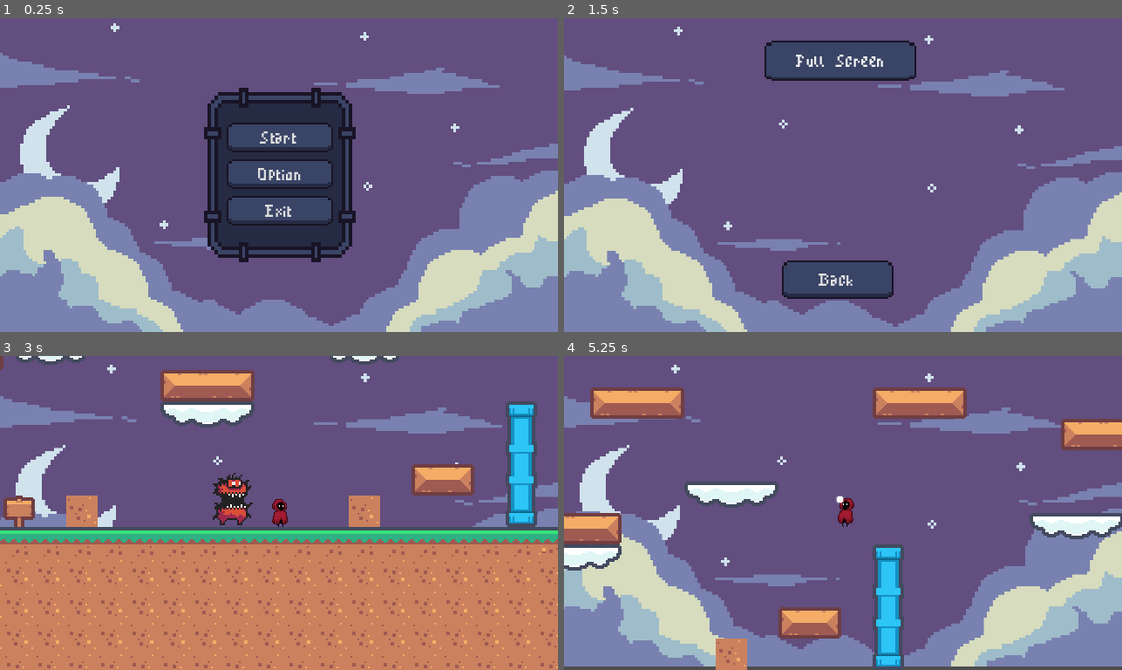
Above: before the commit, frames 1-4 (two rows, left to right).
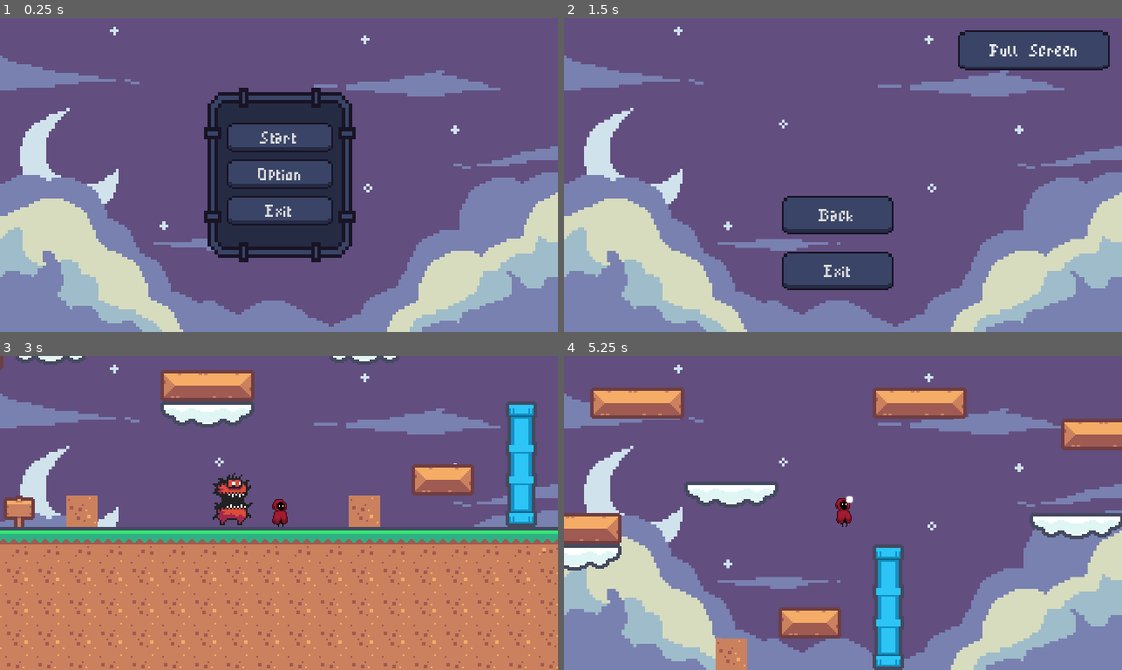
Above: after the commit, the same moments.

Repository: T0MMMMM/Hollow_Knight
Game: Godot game, scene res://menu.tscn
The game is run twice, just before and just after one commit, with the same random seed, the same clock (stepped at 60 frames per second) and the same inputs.
Inputs (mouse positions are in pixels of both pictures, inside the frame that each line leads up to):
- Up to frame 1 (0.25 s): no input
- Up to frame 2 (1.5 s): click "Option" at 0.5 s; click "Full Screen" at 1.25 s
- Up to frame 3 (3 s): click "Back" at 2 s; click "Start" at 2.75 s
- Up to frame 4 (5.25 s): move the mouse to (965, 497) at 3.52 s; press the mouse at (965, 497) at 3.53 s; hold D (right) 3.53-5.03 s; tap Space (jump) at 3.77, 4.07, 4.52, 4.55, 4.82, 5.1 s; tap Shift (shift) at 3.8, 4.35 s; move the mouse to (731, 528) at 4.27 s; release the mouse at (731, 528) at 4.28 s; move the mouse to (898, 443) at 5.02 s; press the mouse at (898, 443) at 5.03 s; hold A (left) from 5.03 s (still down)

The runs differ from the first frame. In frame 1, 2.4% of the frame differs, in the area x 0-100%, y 1-100%; in frame 2, 11%, in the area x 35-98%, y 3-90%; in frame 3, 1.0%; in frame 4, 4.8%.

Commit message:
jeSaisPlus

Diff:
--- a/menu.gd
+++ b/menu.gd
@@ -20,6 +20,5 @@
 	GlobalVariable.back_option = "res://menu.tscn"
 	get_tree().change_scene_to_file("res://option.tscn")
 
-
-func _on_quit_pressed():
-	get_tree().quit( )
+func _on_exit_pressed():
+	get_tree().quit()
--- a/menu.tscn
+++ b/menu.tscn
@@ -16,8 +16,8 @@
 
 [node name="background" type="Sprite2D" parent="."]
 texture_filter = 1
-position = Vector2(160, 89)
-scale = Vector2(0.166667, 0.168519)
+position = Vector2(160, 90)
+scale = Vector2(0.167, 0.167)
 texture = ExtResource("2_fcrn8")
 
 [node name="Gui" type="Sprite2D" parent="."]
@@ -51,7 +51,7 @@
 theme = ExtResource("2_f2u5q")
 text = "Option"
 
-[node name="Quit" type="Button" parent="MarginContainer/VBoxContainer"]
+[node name="Exit" type="Button" parent="MarginContainer/VBoxContainer"]
 texture_filter = 1
 layout_mode = 2
 theme = ExtResource("2_f2u5q")
@@ -59,4 +59,4 @@
 
 [connection signal="pressed" from="MarginContainer/VBoxContainer/Play" to="." method="_on_play_pressed"]
 [connection signal="pressed" from="MarginContainer/VBoxContainer/Option" to="." method="_on_option_pressed"]
-[connection signal="pressed" from="MarginContainer/VBoxContainer/Quit" to="." method="_on_quit_pressed"]
+[connection signal="pressed" from="MarginContainer/VBoxContainer/Exit" to="." method="_on_exit_pressed"]
--- a/option.gd
+++ b/option.gd
@@ -20,3 +20,7 @@
 		DisplayServer.window_set_mode(DisplayServer.WINDOW_MODE_WINDOWED)
 	else:
 		DisplayServer.window_set_mode(DisplayServer.WINDOW_MODE_FULLSCREEN)
+
+
+func _on_exit_pressed():
+	get_tree().quit()
--- a/option.tscn
+++ b/option.tscn
@@ -18,25 +18,36 @@
 scale = Vector2(0.167, 0.167)
 texture = ExtResource("2_vsib4")
 
+[node name="Exit" type="Button" parent="."]
+texture_filter = 1
+layout_mode = 0
+offset_left = 125.0
+offset_top = 134.0
+offset_right = 189.0
+offset_bottom = 156.0
+theme = ExtResource("1_7ub0n")
+text = "Exit"
+
 [node name="back" type="Button" parent="."]
 texture_filter = 1
 layout_mode = 2
 offset_left = 125.0
-offset_top = 139.0
+offset_top = 102.0
 offset_right = 189.0
-offset_bottom = 161.0
+offset_bottom = 124.0
 theme = ExtResource("1_7ub0n")
 text = "Back"
 
 [node name="full_screen" type="Button" parent="."]
 texture_filter = 1
 layout_mode = 0
-offset_left = 115.0
-offset_top = 13.0
-offset_right = 202.0
-offset_bottom = 36.0
+offset_left = 226.0
+offset_top = 7.0
+offset_right = 313.0
+offset_bottom = 30.0
 theme = ExtResource("1_7ub0n")
 text = "Full Screen"
 
+[connection signal="pressed" from="Exit" to="." method="_on_exit_pressed"]
 [connection signal="pressed" from="back" to="." method="_on_back_pressed"]
 [connection signal="pressed" from="full_screen" to="." method="_on_full_screen_pressed"]
--- a/player.gd
+++ b/player.gd
@@ -17,7 +17,7 @@
 var jumping = false
 var run = false
 var attack = false
-var direction = "right"
+var dir = false
 
 func _physics_process(delta):
 	walk = false
@@ -39,11 +39,6 @@
 	# As good practice, you should replace UI actions with custom gameplay actions.
 	var input = Vector2.ZERO
 	input.x = Input.get_action_strength("right") - Input.get_action_strength("left")
-	if Input.get_action_strength("left"):
-		direction = "left"
-	if Input.get_action_strength("right"):
-		direction = "right"
-
 
 
 	if input.x == 0:
@@ -51,12 +46,14 @@
 	elif Input.is_action_pressed("shift"):
 		apply_acceleration(input.x, SPEED_RUN)
 		run = true
-		$Sprite2D.flip_h = velocity.x < 0
-
+		if !attack: $Sprite2D.flip_h = velocity.x < 0
+		else: dir = velocity.x < 0
 	else:
 		apply_acceleration(input.x, SPEED)
 		walk = true
-		$Sprite2D.flip_h = velocity.x < 0
+		if !attack: $Sprite2D.flip_h = velocity.x < 0
+		else: dir = velocity.x < 0
+
 
 	# Handle Jump.
 	if is_on_floor():
@@ -68,8 +65,10 @@
 				jumping = true
 				$AnimationPlayer.play("idle") # reset l'animation
 	else:
-		if $AnimationPlayer.current_animation_position < 7 && $AnimationPlayer.current_animation == "jump":
-			jumping = true
+		if $AnimationPlayer.is_playing():
+			if $AnimationPlayer.current_animation_position < 7 && $AnimationPlayer.current_animation == "jump":
+				jumping = true
+
 		if Input.is_action_just_released("jump") and velocity.y < -JUMP_RELEASED_FORCE:
 			velocity.y = -JUMP_RELEASED_FORCE
 
@@ -87,9 +86,9 @@
 			velocity.y += ADDITIONAL_JUMP_GRAVITY
 			fast_fell = true
 
-	if attack && direction == "right" && !$AnimationPlayer.current_animation == "attack_2":
+	if attack && $Sprite2D.flip_h == false && !$AnimationPlayer.current_animation == "attack_2":
 		$AnimationPlayer.play("attack")
-	elif attack && direction == "left" && !$AnimationPlayer.current_animation == "attack":
+	elif attack && $Sprite2D.flip_h == true && !$AnimationPlayer.current_animation == "attack":
 		$AnimationPlayer.play("attack_2")
 	elif jumping:
 		$AnimationPlayer.play("jump")
@@ -109,7 +108,11 @@
 func apply_acceleration(amount, speed):
 	velocity.x = move_toward(velocity.x, speed * amount, ACCELERATION)
 
-
 func _on_area_2d_body_entered(body):
 	if body.is_in_group("Enemy"):
 		body.queue_free()
+
+
+func _on_animation_player_animation_finished(anim_name):
+	if anim_name == "attack":
+		$Sprite2D.flip_h = dir#pass#turn(dir)
--- a/player.tscn
+++ b/player.tscn
@@ -231,10 +231,10 @@
 "values": [1.75438]
 }
 
-[sub_resource type="Animation" id="Animation_550qm"]
-resource_name = "idle"
-length = 2.0
-loop_mode = 1
+[sub_resource type="Animation" id="Animation_2u6fh"]
+resource_name = "attack"
+length = 0.35
+step = 0.025
 tracks/0/type = "value"
 tracks/0/imported = false
 tracks/0/enabled = true
@@ -242,10 +242,10 @@
 tracks/0/interp = 1
 tracks/0/loop_wrap = true
 tracks/0/keys = {
-"times": PackedFloat32Array(0, 1.4),
-"transitions": PackedFloat32Array(1, 1),
-"update": 1,
-"values": [0, 1]
+"times": PackedFloat32Array(0, 0.05, 0.1, 0.15, 0.2, 0.25, 0.3),
+"transitions": PackedFloat32Array(1, 1, 1, 1, 1, 1, 1),
+"update": 1,
+"values": [64, 65, 66, 67, 68, 69, 70]
 }
 tracks/1/type = "value"
 tracks/1/imported = false
@@ -254,101 +254,39 @@
 tracks/1/interp = 1
 tracks/1/loop_wrap = true
 tracks/1/keys = {
-"times": PackedFloat32Array(0, 2),
-"transitions": PackedFloat32Array(1, 1),
-"update": 1,
-"values": [true, true]
-}
-
-[sub_resource type="Animation" id="Animation_7khsf"]
-resource_name = "jump"
-length = 0.7
-tracks/0/type = "value"
-tracks/0/imported = false
-tracks/0/enabled = true
-tracks/0/path = NodePath("Sprite2D:frame")
-tracks/0/interp = 1
-tracks/0/loop_wrap = true
-tracks/0/keys = {
-"times": PackedFloat32Array(0, 0.1, 0.2, 0.3, 0.4, 0.5, 0.6),
-"transitions": PackedFloat32Array(1, 1, 1, 1, 1, 1, 1),
-"update": 1,
-"values": [41, 42, 43, 44, 45, 46, 47]
-}
-tracks/1/type = "value"
-tracks/1/imported = false
-tracks/1/enabled = true
-tracks/1/path = NodePath("Sprite2D/Area2D/CollisionShape2D:disabled")
-tracks/1/interp = 1
-tracks/1/loop_wrap = true
-tracks/1/keys = {
-"times": PackedFloat32Array(0, 0.7),
-"transitions": PackedFloat32Array(1, 1),
-"update": 1,
-"values": [true, true]
-}
-
-[sub_resource type="Animation" id="Animation_iseec"]
-resource_name = "run"
-length = 0.8
-loop_mode = 1
-tracks/0/type = "value"
-tracks/0/imported = false
-tracks/0/enabled = true
-tracks/0/path = NodePath("Sprite2D:frame")
-tracks/0/interp = 1
-tracks/0/loop_wrap = true
-tracks/0/keys = {
-"times": PackedFloat32Array(0, 0.1, 0.2, 0.3, 0.4, 0.5, 0.6, 0.7),
-"transitions": PackedFloat32Array(1, 1, 1, 1, 1, 1, 1, 1),
-"update": 1,
-"values": [24, 25, 26, 27, 28, 29, 30, 31]
-}
-tracks/1/type = "value"
-tracks/1/imported = false
-tracks/1/enabled = true
-tracks/1/path = NodePath("Sprite2D/Area2D/CollisionShape2D:disabled")
-tracks/1/interp = 1
-tracks/1/loop_wrap = true
-tracks/1/keys = {
-"times": PackedFloat32Array(0, 0.8),
-"transitions": PackedFloat32Array(1, 1),
-"update": 1,
-"values": [true, true]
-}
-
-[sub_resource type="Animation" id="Animation_vsy0k"]
-resource_name = "walk"
-length = 0.8
-loop_mode = 1
-tracks/0/type = "value"
-tracks/0/imported = false
-tracks/0/enabled = true
-tracks/0/path = NodePath("Sprite2D:frame")
-tracks/0/interp = 1
-tracks/0/loop_wrap = true
-tracks/0/keys = {
-"times": PackedFloat32Array(0, 0.2, 0.4, 0.6),
-"transitions": PackedFloat32Array(1, 1, 1, 1),
-"update": 1,
-"values": [16, 17, 18, 19]
-}
-tracks/1/type = "value"
-tracks/1/imported = false
-tracks/1/enabled = true
-tracks/1/path = NodePath("Sprite2D/Area2D/CollisionShape2D:disabled")
-tracks/1/interp = 1
-tracks/1/loop_wrap = true
-tracks/1/keys = {
-"times": PackedFloat32Array(0, 0.8),
-"transitions": PackedFloat32Array(1, 1),
-"update": 1,
-"values": [true, true]
+"times": PackedFloat32Array(0, 0.025, 0.325),
+"transitions": PackedFloat32Array(1, 1, 1),
+"update": 1,
+"values": [true, false, true]
+}
+tracks/2/type = "value"
+tracks/2/imported = false
+tracks/2/enabled = true
+tracks/2/path = NodePath("Sprite2D/Area2D/CollisionShape2D:position")
+tracks/2/interp = 1
+tracks/2/loop_wrap = true
+tracks/2/keys = {
+"times": PackedFloat32Array(0.025, 0.1, 0.15, 0.2, 0.25, 0.325),
+"transitions": PackedFloat32Array(1, 1, 1, 1, 1, 1),
+"update": 0,
+"values": [Vector2(15.7895, 1.75439), Vector2(15.7895, 1.75439), Vector2(15.7895, 1.75439), Vector2(15.7895, 1.75439), Vector2(12.2807, 1.75439), Vector2(8.77193, 1.75439)]
+}
+tracks/3/type = "value"
+tracks/3/imported = false
+tracks/3/enabled = true
+tracks/3/path = NodePath("Sprite2D/Area2D/CollisionShape2D:shape:radius")
+tracks/3/interp = 1
+tracks/3/loop_wrap = true
+tracks/3/keys = {
+"times": PackedFloat32Array(0.025, 0.1, 0.15, 0.2, 0.25, 0.325),
+"transitions": PackedFloat32Array(1, 1, 1, 1, 1, 1),
+"update": 0,
+"values": [22.8744, 22.807, 22.807, 22.807, 8.94565, 1.75439]
 }
 
 [sub_resource type="Animation" id="Animation_wgrcv"]
 resource_name = "attack_2"
-length = 0.8
+length = 0.4
 step = 0.05
 tracks/0/type = "value"
 tracks/0/imported = false
@@ -357,10 +295,10 @@
 tracks/0/interp = 1
 tracks/0/loop_wrap = true
 tracks/0/keys = {
-"times": PackedFloat32Array(0, 0.05, 0.1, 0.15, 0.2, 0.25, 0.3, 0.35),
-"transitions": PackedFloat32Array(1, 1, 1, 1, 1, 1, 1, 1),
-"update": 1,
-"values": [64, 65, 66, 67, 68, 69, 70, 71]
+"times": PackedFloat32Array(0, 0.05, 0.1, 0.15, 0.2, 0.25, 0.3),
+"transitions": PackedFloat32Array(1, 1, 1, 1, 1, 1, 1),
+"update": 1,
+"values": [64, 65, 66, 67, 68, 69, 70]
 }
 tracks/1/type = "value"
 tracks/1/imported = false
@@ -399,10 +337,67 @@
 "values": [22.8744, 22.807, 22.807, 22.807, 8.94565, 1.75439]
 }
 
-[sub_resource type="Animation" id="Animation_2u6fh"]
-resource_name = "attack"
+[sub_resource type="Animation" id="Animation_550qm"]
+resource_name = "idle"
+length = 2.0
+loop_mode = 1
+tracks/0/type = "value"
+tracks/0/imported = false
+tracks/0/enabled = true
+tracks/0/path = NodePath("Sprite2D:frame")
+tracks/0/interp = 1
+tracks/0/loop_wrap = true
+tracks/0/keys = {
+"times": PackedFloat32Array(0, 1.4),
+"transitions": PackedFloat32Array(1, 1),
+"update": 1,
+"values": [0, 1]
+}
+tracks/1/type = "value"
+tracks/1/imported = false
+tracks/1/enabled = true
+tracks/1/path = NodePath("Sprite2D/Area2D/CollisionShape2D:disabled")
+tracks/1/interp = 1
+tracks/1/loop_wrap = true
+tracks/1/keys = {
+"times": PackedFloat32Array(0, 2),
+"transitions": PackedFloat32Array(1, 1),
+"update": 1,
+"values": [true, true]
+}
+
+[sub_resource type="Animation" id="Animation_7khsf"]
+resource_name = "jump"
+length = 0.7
+tracks/0/type = "value"
+tracks/0/imported = false
+tracks/0/enabled = true
+tracks/0/path = NodePath("Sprite2D:frame")
+tracks/0/interp = 1
+tracks/0/loop_wrap = true
+tracks/0/keys = {
+"times": PackedFloat32Array(0, 0.1, 0.2, 0.3, 0.4, 0.5, 0.6),
+"transitions": PackedFloat32Array(1, 1, 1, 1, 1, 1, 1),
+"update": 1,
+"values": [41, 42, 43, 44, 45, 46, 47]
+}
+tracks/1/type = "value"
+tracks/1/imported = false
+tracks/1/enabled = true
+tracks/1/path = NodePath("Sprite2D/Area2D/CollisionShape2D:disabled")
+tracks/1/interp = 1
+tracks/1/loop_wrap = true
+tracks/1/keys = {
+"times": PackedFloat32Array(0, 0.7),
+"transitions": PackedFloat32Array(1, 1),
+"update": 1,
+"values": [true, true]
+}
+
+[sub_resource type="Animation" id="Animation_iseec"]
+resource_name = "run"
 length = 0.8
-step = 0.05
+loop_mode = 1
 tracks/0/type = "value"
 tracks/0/imported = false
 tracks/0/enabled = true
@@ -410,10 +405,10 @@
 tracks/0/interp = 1
 tracks/0/loop_wrap = true
 tracks/0/keys = {
-"times": PackedFloat32Array(0, 0.05, 0.1, 0.15, 0.2, 0.25, 0.3, 0.35),
+"times": PackedFloat32Array(0, 0.1, 0.2, 0.3, 0.4, 0.5, 0.6, 0.7),
 "transitions": PackedFloat32Array(1, 1, 1, 1, 1, 1, 1, 1),
 "update": 1,
-"values": [64, 65, 66, 67, 68, 69, 70, 71]
+"values": [24, 25, 26, 27, 28, 29, 30, 31]
 }
 tracks/1/type = "value"
 tracks/1/imported = false
@@ -422,34 +417,39 @@
 tracks/1/interp = 1
 tracks/1/loop_wrap = true
 tracks/1/keys = {
-"times": PackedFloat32Array(0, 0.05, 0.35),
-"transitions": PackedFloat32Array(1, 1, 1),
-"update": 1,
-"values": [true, false, true]
-}
-tracks/2/type = "value"
-tracks/2/imported = false
-tracks/2/enabled = true
-tracks/2/path = NodePath("Sprite2D/Area2D/CollisionShape2D:position")
-tracks/2/interp = 1
-tracks/2/loop_wrap = true
-tracks/2/keys = {
-"times": PackedFloat32Array(0.05, 0.1, 0.15, 0.2, 0.25, 0.3),
-"transitions": PackedFloat32Array(1, 1, 1, 1, 1, 1),
-"update": 0,
-"values": [Vector2(15.7895, 1.75439), Vector2(15.7895, 1.75439), Vector2(15.7895, 1.75439), Vector2(15.7895, 1.75439), Vector2(12.2807, 1.75439), Vector2(8.77193, 1.75439)]
-}
-tracks/3/type = "value"
-tracks/3/imported = false
-tracks/3/enabled = true
-tracks/3/path = NodePath("Sprite2D/Area2D/CollisionShape2D:shape:radius")
-tracks/3/interp = 1
-tracks/3/loop_wrap = true
-tracks/3/keys = {
-"times": PackedFloat32Array(0.05, 0.1, 0.15, 0.2, 0.25, 0.3),
-"transitions": PackedFloat32Array(1, 1, 1, 1, 1, 1),
-"update": 0,
-"values": [22.8744, 22.807, 22.807, 22.807, 8.94565, 1.75439]
+"times": PackedFloat32Array(0, 0.8),
+"transitions": PackedFloat32Array(1, 1),
+"update": 1,
+"values": [true, true]
+}
+
+[sub_resource type="Animation" id="Animation_vsy0k"]
+resource_name = "walk"
+length = 0.8
+loop_mode = 1
+tracks/0/type = "value"
+tracks/0/imported = false
+tracks/0/enabled = true
+tracks/0/path = NodePath("Sprite2D:frame")
+tracks/0/interp = 1
+tracks/0/loop_wrap = true
+tracks/0/keys = {
+"times": PackedFloat32Array(0, 0.2, 0.4, 0.6),
+"transitions": PackedFloat32Array(1, 1, 1, 1),
+"update": 1,
+"values": [16, 17, 18, 19]
+}
+tracks/1/type = "value"
+tracks/1/imported = false
+tracks/1/enabled = true
+tracks/1/path = NodePath("Sprite2D/Area2D/CollisionShape2D:disabled")
+tracks/1/interp = 1
+tracks/1/loop_wrap = true
+tracks/1/keys = {
+"times": PackedFloat32Array(0, 0.8),
+"transitions": PackedFloat32Array(1, 1),
+"update": 1,
+"values": [true, true]
 }
 
 [sub_resource type="AnimationLibrary" id="AnimationLibrary_kkthf"]
@@ -468,8 +468,8 @@
 JUMP_FORCE = 250.0
 
 [node name="background" type="Sprite2D" parent="."]
-position = Vector2(-0.499969, -1)
-scale = Vector2(0.169271, 0.164815)
+position = Vector2(-2.98023e-08, 0)
+scale = Vector2(0.167, 0.167)
 texture = ExtResource("2_gv1ih")
 
 [node name="AnimatedSprite2D" type="AnimatedSprite2D" parent="."]
@@ -494,7 +494,7 @@
 texture = ExtResource("2_7s03h")
 hframes = 8
 vframes = 9
-frame = 70
+frame = 64
 
 [node name="Area2D" type="Area2D" parent="Sprite2D"]
 
@@ -509,3 +509,4 @@
 }
 
 [connection signal="body_entered" from="Sprite2D/Area2D" to="." method="_on_area_2d_body_entered"]
+[connection signal="animation_finished" from="AnimationPlayer" to="." method="_on_animation_player_animation_finished"]
